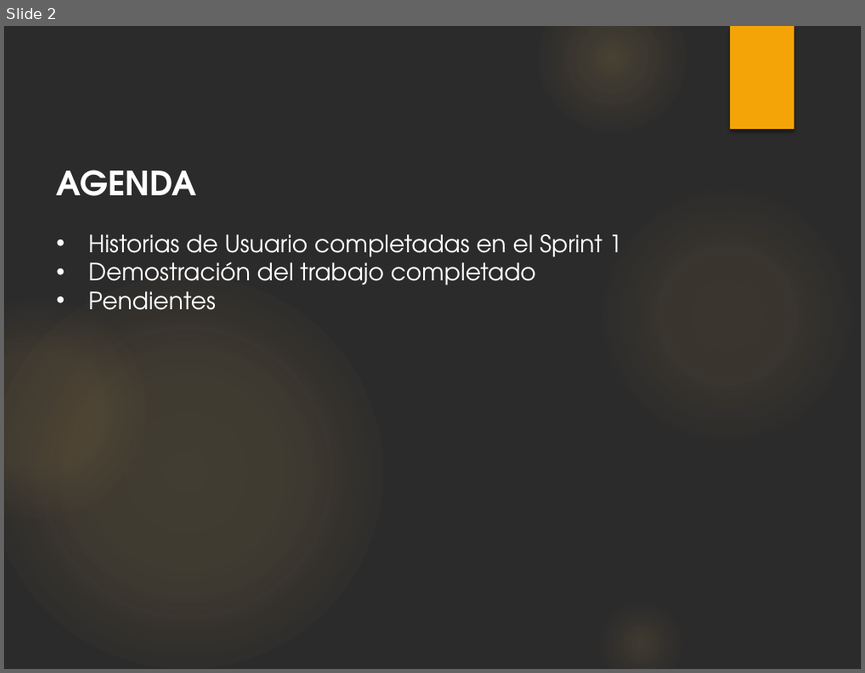
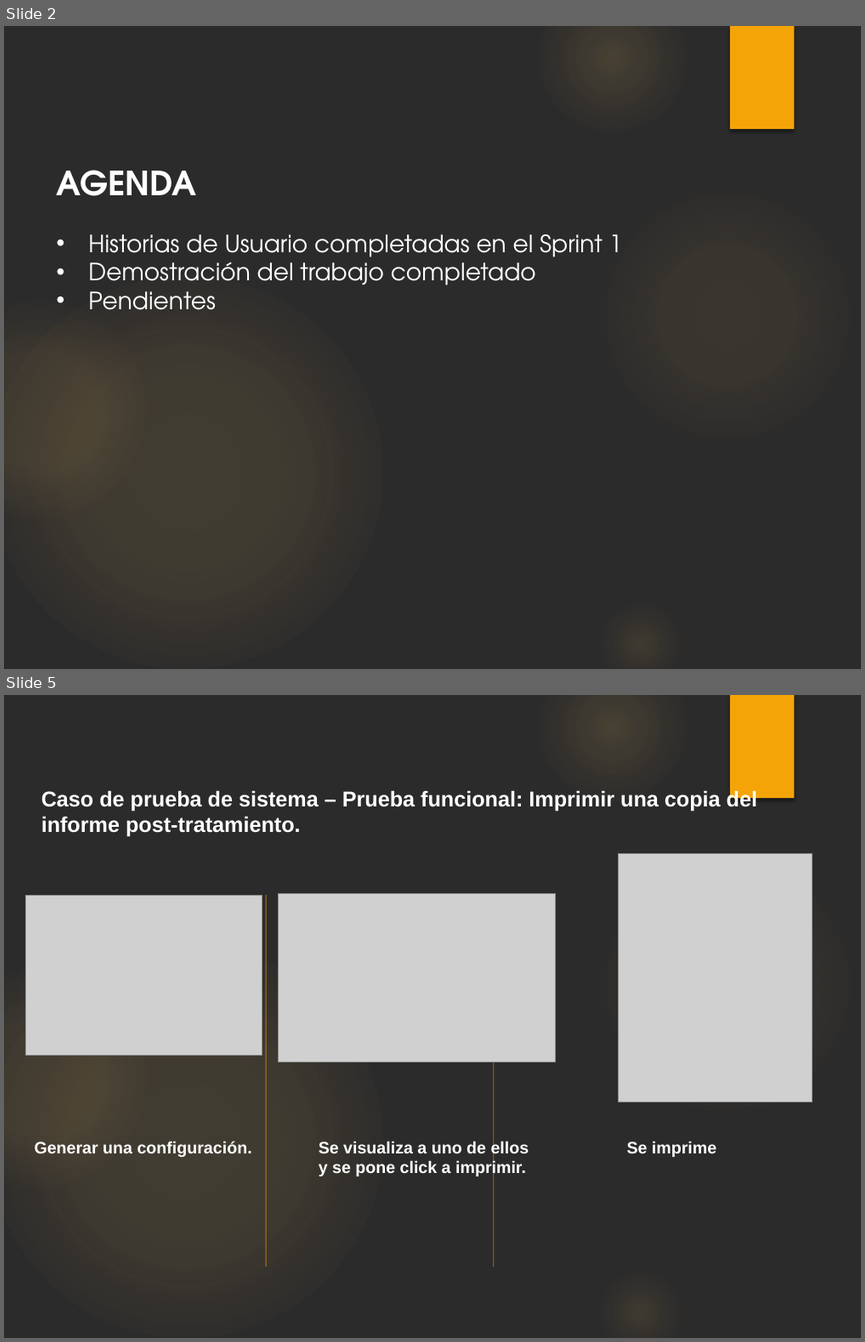
Before and after one commit to chrishvk/Modulo---Informes--TP2, a slide deck: Docs/INSPECCIÓN 3/16052024 - 8. Revisión del Sprint 1.pptx. Shown one above the other, each under a label of ours: slide 2 before the commit, slides 2 and 5 after it; the slides between them are not shown. The pictures are 865x673 and 865x1342 pixels, drawn with LibreOffice and Linux fonts; fonts in the diff are those of the drawing; grey boxes stand for pictures; background and template pictures are left out; a plain dark background stands for a picture behind light text. Boxes give left, top, right and bottom in pixels: in the first picture for what was removed or moved away, otherwise in the second. Text is boxed around its words. In the diff, an @@ line names an element or a change of style, - is before the commit and + after.

```diff
--- a/Docs/INSPECCIÓN 3/16052024 - 8. Revisión del Sprint 1.pptx
+++ b/Docs/INSPECCIÓN 3/16052024 - 8. Revisión del Sprint 1.pptx
@@ slide 5 added at <box>4,695,861,1338</box>, background picture (left out); not listed: 6 template elements that a slide beside it also shows @@
@@ text added at <box>41,789,757,837</box>, 18 pt, text #FFFFFF, bold @@
+Caso de prueba de sistema – Prueba funcional: Imprimir una copia del informe post-tratamiento.
@@ picture added at <box>619,853,813,1102</box> @@
@@ picture added at <box>25,896,262,1055</box> @@
@@ line added from (266, 895) to (266, 1266), #F5A408 1 pt @@
@@ picture added at <box>279,893,556,1061</box> @@
@@ line added from (494, 895) to (494, 1266), #F5A408 1 pt @@
@@ text added at <box>35,1140,252,1157</box>, 14 pt, text #FFFFFF, bold @@
+Generar una configuración.
@@ text added at <box>318,1140,529,1177</box>, 14 pt, text #FFFFFF, bold @@
+Se visualiza a uno de ellos y se pone click a imprimir.
@@ text added at <box>627,1140,716,1157</box>, 14 pt, text #FFFFFF, bold @@
+Se imprime
```
Also in this commit, not shown: 1 slide changed, 2 other slides added, 2 slides removed, 3 other files.
